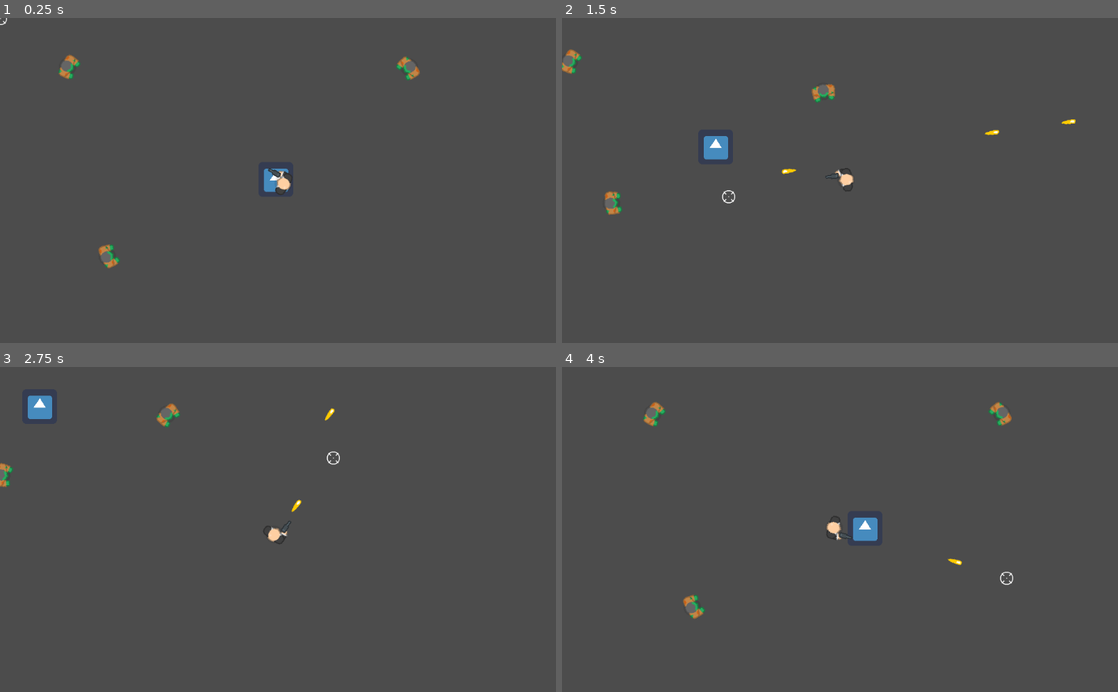
Above: before the commit, frames 1-4 (two rows, left to right).
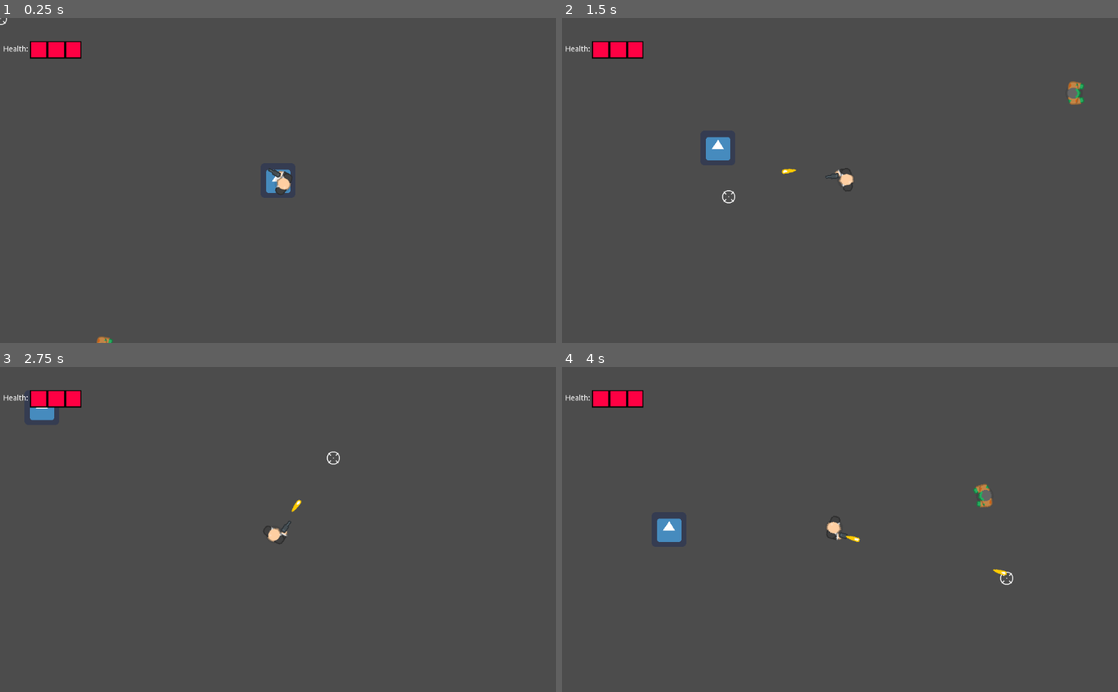
Above: after the commit, the same moments.

Repository: JukKie-ai/godot-2d-zombie-game
Game: Godot game, scene res://scenes/World.tscn
Same seed, same stepped clock (60 frames per second), same inputs: the game is played once before the commit and once after it. The engine's default icon, where the game draws it, is replaced by a stand-in: a white triangle on a blue panel in a dark square.
Inputs (mouse positions are in pixels of both pictures, inside the frame that each line leads up to):
- Up to frame 1 (0.25 s): no input
- Up to frame 2 (1.5 s): move the mouse to (962, 164) at 0.52 s; press the mouse at (962, 164) at 0.53 s; hold D (right) 0.53-1.28 s; move the mouse to (728, 196) at 1.27 s; release the mouse at (728, 196) at 1.28 s; hold S (down) from 1.28 s (still down); click (728, 196) at 1.35 s
- Up to frame 3 (2.75 s): move the mouse to (333, 458) at 2.02 s; release S (down) at 2.03 s; press the mouse at (333, 458) at 2.03 s; hold D (right) from 2.03 s (still down)
- Up to frame 4 (4 s): move the mouse to (812, 594) at 2.77 s; release D (right) at 2.78 s; release the mouse at (812, 594) at 2.78 s; hold W (up) 2.78-3.53 s; click (812, 594) at 2.85 s; move the mouse to (1006, 578) at 3.52 s; press the mouse at (1006, 578) at 3.53 s; hold A (left) from 3.53 s (still down)

The runs differ from the first frame. In frame 1, 1.2% of the frame differs, in the area x 0-76%, y 7-100%; in frame 2, 1.4%; in frame 3, 0.9%; in frame 4, 2.0%, in the area x 0-81%, y 7-78%.

Commit message:
added health

Diff:
--- a/scenes/Bullet.tscn
+++ b/scenes/Bullet.tscn
@@ -24,5 +24,10 @@
 position = Vector2( 9.53674e-07, 2.38419e-07 )
 scale = Vector2( 1.3, 0.4 )
 
+[node name="Timer" type="Timer" parent="."]
+wait_time = 0.25
+autostart = true
+
 [connection signal="body_entered" from="." to="." method="_on_Bullet_body_entered"]
 [connection signal="screen_exited" from="VisibilityNotifier2D" to="." method="_on_VisibilityNotifier2D_screen_exited"]
+[connection signal="timeout" from="Timer" to="." method="_on_Timer_timeout"]
--- a/scenes/Player.tscn
+++ b/scenes/Player.tscn
@@ -7,14 +7,15 @@
 radius = 13.4445
 height = 19.1109
 
+[sub_resource type="CapsuleShape2D" id=2]
+radius = 16.7622
+height = 18.0976
+
 [node name="Player" type="KinematicBody2D" groups=[
 "player",
 ]]
-position = Vector2( 4, 2 )
+position = Vector2( 12.4949, -0.35968 )
 script = ExtResource( 2 )
-__meta__ = {
-"_edit_group_": true
-}
 
 [node name="Sprite" type="Sprite" parent="."]
 position = Vector2( -0.297302, -0.297302 )
@@ -29,3 +30,11 @@
 
 [node name="BulletPoint" type="Node2D" parent="."]
 position = Vector2( 27.453, 9.213 )
+
+[node name="Area2D" type="Area2D" parent="."]
+
+[node name="CollisionShape2D" type="CollisionShape2D" parent="Area2D"]
+position = Vector2( -12.4949, 0.35968 )
+shape = SubResource( 2 )
+
+[connection signal="body_entered" from="Area2D" to="." method="_on_Area2D_body_entered"]
--- a/scenes/World.tscn
+++ b/scenes/World.tscn
@@ -1,10 +1,12 @@
-[gd_scene load_steps=6 format=2]
+[gd_scene load_steps=8 format=2]
 
 [ext_resource path="res://icon.png" type="Texture" id=1]
 [ext_resource path="res://scenes/Player.tscn" type="PackedScene" id=2]
 [ext_resource path="res://scenes/Zombie.tscn" type="PackedScene" id=3]
 [ext_resource path="res://scripts/World.gd" type="Script" id=4]
 [ext_resource path="res://assets/crosshair108.png" type="Texture" id=5]
+[ext_resource path="res://assets/HealthSprite.png" type="Texture" id=6]
+[ext_resource path="res://scripts/HealthSprite.gd" type="Script" id=7]
 
 [node name="World" type="Node2D"]
 script = ExtResource( 4 )
@@ -13,16 +15,36 @@
 texture = ExtResource( 1 )
 
 [node name="Player" parent="." instance=ExtResource( 2 )]
+position = Vector2( 0, 0 )
 
 [node name="Zombie" parent="." instance=ExtResource( 3 )]
-position = Vector2( 264, -222 )
+position = Vector2( -321.024, 309.799 )
 
 [node name="Zombie2" parent="." instance=ExtResource( 3 )]
-position = Vector2( -404, -220 )
+position = Vector2( -563.476, -231.227 )
 
 [node name="Zombie3" parent="." instance=ExtResource( 3 )]
-position = Vector2( -332, 152 )
+position = Vector2( 657.763, -101.022 )
 
 [node name="Crosshair" type="Sprite" parent="."]
 scale = Vector2( 0.4, 0.4 )
 texture = ExtResource( 5 )
+
+[node name="UI" type="CanvasLayer" parent="."]
+
+[node name="HealthSprite" type="Sprite" parent="UI"]
+position = Vector2( 102.677, 58.5762 )
+texture = ExtResource( 6 )
+hframes = 4
+frame = 3
+script = ExtResource( 7 )
+
+[node name="RichTextLabel" type="RichTextLabel" parent="UI"]
+margin_left = 5.62158
+margin_top = 51.1892
+margin_right = 141.622
+margin_bottom = 91.1892
+text = "Health:"
+__meta__ = {
+"_edit_use_anchors_": false
+}
--- a/scenes/Zombie.tscn
+++ b/scenes/Zombie.tscn
@@ -1,10 +1,13 @@
-[gd_scene load_steps=4 format=2]
+[gd_scene load_steps=5 format=2]
 
 [ext_resource path="res://assets/zoimbie1_hold.png" type="Texture" id=1]
 [ext_resource path="res://scripts/Zombie.gd" type="Script" id=2]
 
 [sub_resource type="CapsuleShape2D" id=1]
 radius = 14.0
+
+[sub_resource type="CircleShape2D" id=2]
+radius = 289.139
 
 [node name="Zombie" type="KinematicBody2D" groups=[
 "zombie",
@@ -24,3 +27,11 @@
 [node name="RayCast2D" type="RayCast2D" parent="."]
 enabled = true
 cast_to = Vector2( 25, 0 )
+
+[node name="Area2D" type="Area2D" parent="."]
+
+[node name="CollisionShape2D" type="CollisionShape2D" parent="Area2D"]
+shape = SubResource( 2 )
+
+[connection signal="body_entered" from="Area2D" to="." method="_on_Area2D_body_entered"]
+[connection signal="body_exited" from="Area2D" to="." method="_on_Area2D_body_exited"]
--- a/scripts/Bullet.gd
+++ b/scripts/Bullet.gd
@@ -4,7 +4,7 @@
 
 
 func _on_Bullet_body_entered(body):
-	if !body.is_in_group("player") or body.is_in_group("zombie"):
+	if body.is_in_group("zombie"):
 		body.health -= 1
 		body.die()
 		queue_free()
@@ -17,3 +17,7 @@
 
 func _on_VisibilityNotifier2D_screen_exited():
 	queue_free()
+
+
+func _on_Timer_timeout():
+	queue_free()
--- a/scripts/Global.gd
+++ b/scripts/Global.gd
@@ -1,3 +1,3 @@
 extends Node2D
 
-var Player
+var Player = null
--- /dev/null
+++ b/scripts/HealthSprite.gd
@@ -0,0 +1,5 @@
+extends Sprite
+
+func _process(delta):
+	if Global.Player != null:
+		frame = Global.Player.health
--- a/scripts/Player.gd
+++ b/scripts/Player.gd
@@ -1,5 +1,6 @@
 extends KinematicBody2D
 
+export var health = 3
 export var speed = 300
 export var bullet_speed = 1000
 export var fire_rate = 0.2
@@ -11,6 +12,9 @@
 
 func _ready():
 	Global.Player = self
+
+func _exit_tree():
+	Global.Player = null
 
 func _physics_process(delta):
 	movement = Vector2()
@@ -45,3 +49,10 @@
 
 func player_die():
 	get_tree().reload_current_scene()
+
+func _on_Area2D_body_entered(body):
+	if body.is_in_group("zombie"):
+		health -= 1
+		get_parent().find_node("UI").find_node("HealthSprite").frame -= 1
+		if health <= 0:
+			player_die()
--- a/scripts/Zombie.gd
+++ b/scripts/Zombie.gd
@@ -1,25 +1,33 @@
 extends KinematicBody2D
 
+var player = null
 export var health = 3
 var speed = 100
 onready var raycast = $RayCast2D
 
 func _physics_process(delta):
-	if Global.Player == null:
+	if player == null:
 		return
 
-	var pos_to_plr = Global.Player.global_position - global_position
+	var pos_to_plr = player.global_position - global_position
 	pos_to_plr = pos_to_plr.normalized()
 	move_and_collide(pos_to_plr * speed * delta)
 
+	look_at(player.position)
 
-	look_at(Global.Player.position)
-
-	if raycast.is_colliding():
-		var a = raycast.get_collider()
-		if a.has_method("player_die"):
-			a.player_die()
+	#if raycast.is_colliding():
+	#	var a = raycast.get_collider()
+	#	if a.has_method("player_die"):
+	#		a.player_die()
 
 func die():
 	if health == 0:
 		queue_free()
+
+func _on_Area2D_body_entered(body):
+	if body.is_in_group("player"):
+		player = body
+
+func _on_Area2D_body_exited(body):
+	if body.is_in_group("player"):
+		player = null
Binary file added: assets/HealthSprite.png
Not shown, added: assets/HealthSprite.png.import
Not shown: 1 places in scenes/Player.tscn that only renumber resources
